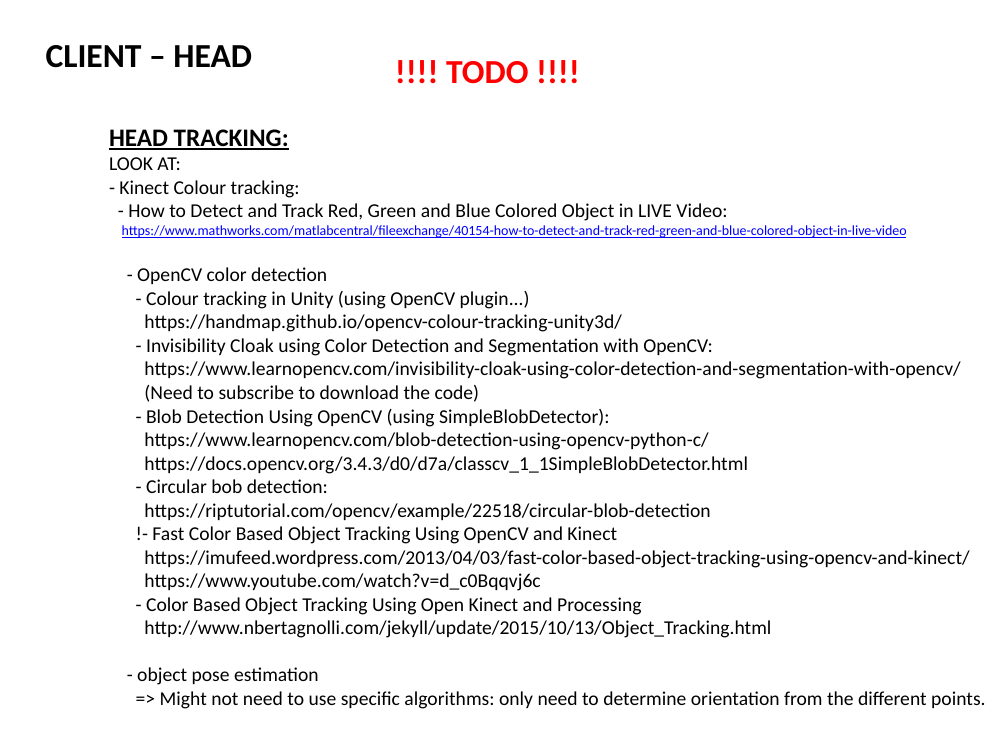
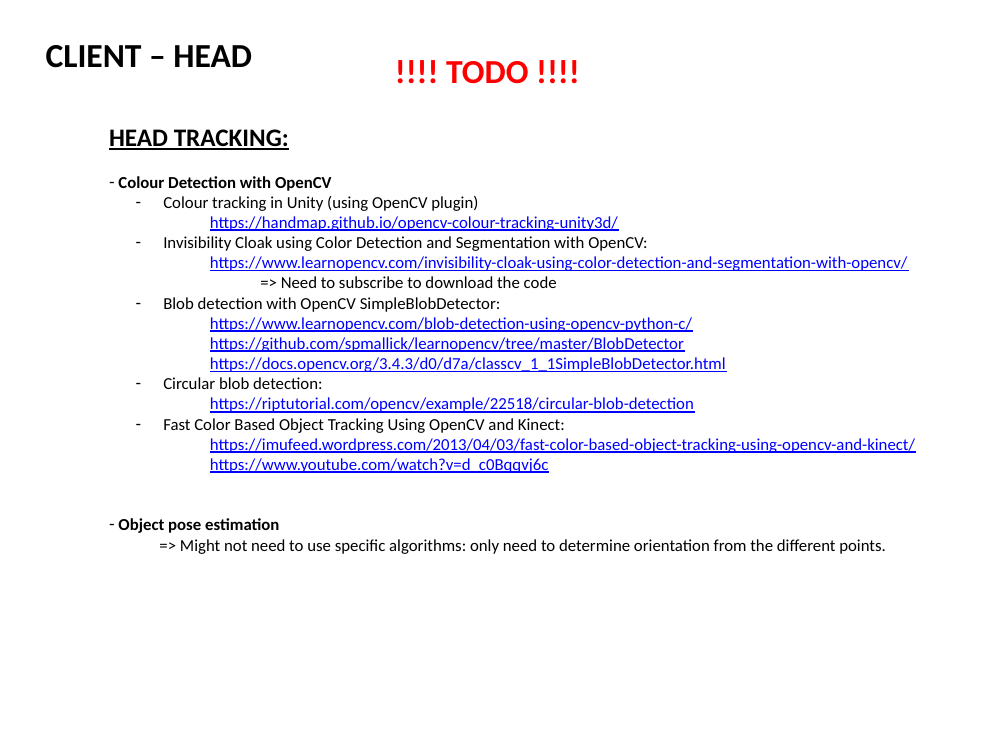
Before and after one commit to 2-REC/unity-kinect-xr, a slide deck: slide 14 of docs/KINECT_AR_2.pptx. Drawn at 1008x756 pixels with LibreOffice and Linux fonts; fonts in the diff are those of the drawing. Boxes give left, top, right and bottom in pixels: in the first picture for what was removed or moved away, otherwise in the second. Text is boxed around its words. In the diff, an @@ line names an element or a change of style, - is before the commit and + after.

```diff
--- a/docs/KINECT_AR_2.pptx
+++ b/docs/KINECT_AR_2.pptx
@@ text at (118, 176, 478, 211): text changed; size 14 to 12 pt @@
-LOOK AT:
-- Kinect Colour tracking:
-- How to Detect and Track Red, Green and Blue Colored Object in LIVE Video:
-https://www.mathworks.com/matlabcentral/fileexchange/40154-how-to-detect-and-track-red-green-and-blue-colored-object-in-live-video
-- OpenCV color detection
-- Colour tracking in Unity (using OpenCV plugin...)
+– Colour Detection with OpenCV
+  – Colour tracking in Unity (using OpenCV plugin)
@@ text at (163, 236, 647, 251): text changed; size 14 to 12 pt @@
-- Invisibility Cloak using Color Detection and Segmentation with OpenCV:
+  – Invisibility Cloak using Color Detection and Segmentation with OpenCV:
@@ text at (180, 216, 915, 554): size 14 to 12 pt in "https://handmap.github.io/opencv-colour-tracking-unity3d/", "https://www.learnopencv.com/invisibility-cloak-using-color-d ...", "https://www.learnopencv.com/blob-detection-using-opencv-pyth ...", "https://docs.opencv.org/3.4.3/d0/d7a/classcv_1_1SimpleBlobDe ..." and 4 more places; text colour #000000 to #0000FF, underline on in "https://handmap.github.io/opencv-colour-tracking-unity3d/", "https://www.learnopencv.com/invisibility-cloak-using-color-d ...", "https://www.learnopencv.com/blob-detection-using-opencv-pyth ...", "https://docs.opencv.org/3.4.3/d0/d7a/classcv_1_1SimpleBlobDe ..." and 3 more places; list level 1 to 3 in "https://handmap.github.io/opencv-colour-tracking-unity3d/"; list level 1 to 3 in "https://www.learnopencv.com/invisibility-cloak-using-color-d ..."; list level 1 to 3 in "https://www.learnopencv.com/blob-detection-using-opencv-pyth ..."; list level 1 to 3 in "https://docs.opencv.org/3.4.3/d0/d7a/classcv_1_1SimpleBlobDe ..."; list level 1 to 3 in "https://riptutorial.com/opencv/example/22518/circular-blob-d ..."; list level 1 to 3 in "https://imufeed.wordpress.com/2013/04/03/fast-color-based-ob ..."; list level 1 to 3 in "https://www.youtube.com/watch?v=d_c0Bqqvj6c"; list level 1 to 2 in "=> Might not need to ..." @@
@@ text at (163, 276, 557, 312): text changed; size 14 to 12 pt @@
-(Need to subscribe to download the code)
-- Blob Detection Using OpenCV (using SimpleBlobDetector):
+  => Need to subscribe to download the code
+  – Blob detection with OpenCV SimpleBlobDetector:
@@ text at (210, 337, 684, 352): paragraph added @@
+    https://github.com/spmallick/learnopencv/tree/master/BlobDetector
@@ text at (163, 377, 322, 389): text changed; size 14 to 12 pt @@
-- Circular bob detection:
+  – Circular blob detection:
@@ text at (163, 418, 565, 433): text changed; size 14 to 12 pt @@
-!- Fast Color Based Object Tracking Using OpenCV and Kinect
+  – Fast Color Based Object Tracking Using OpenCV and Kinect:
@@ text at (118, 518, 279, 533): text changed; size 14 to 12 pt; bold on @@
-- Color Based Object Tracking Using Open Kinect and Processing
-http://www.nbertagnolli.com/jekyll/update/2015/10/13/Object_Tracking.html
-- object pose estimation
+– Object pose estimation
```
Also in this commit, not shown: 1 other slide changed, 2 slides removed.
